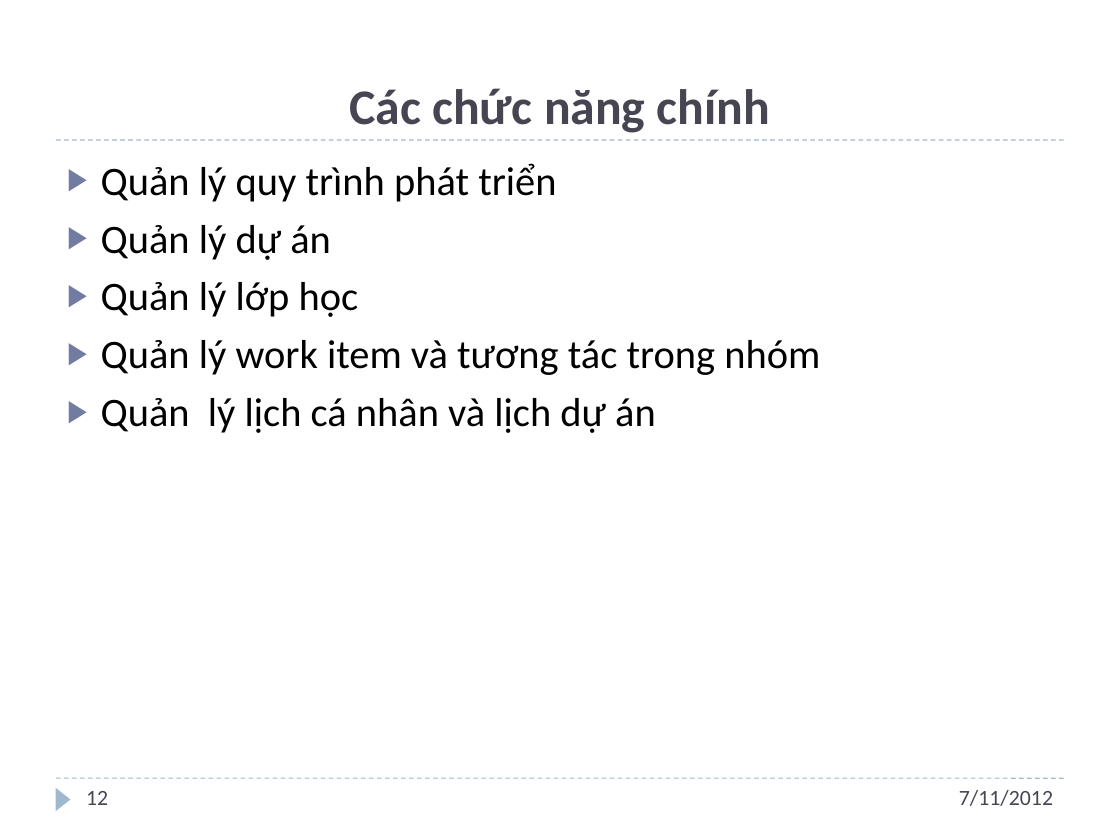
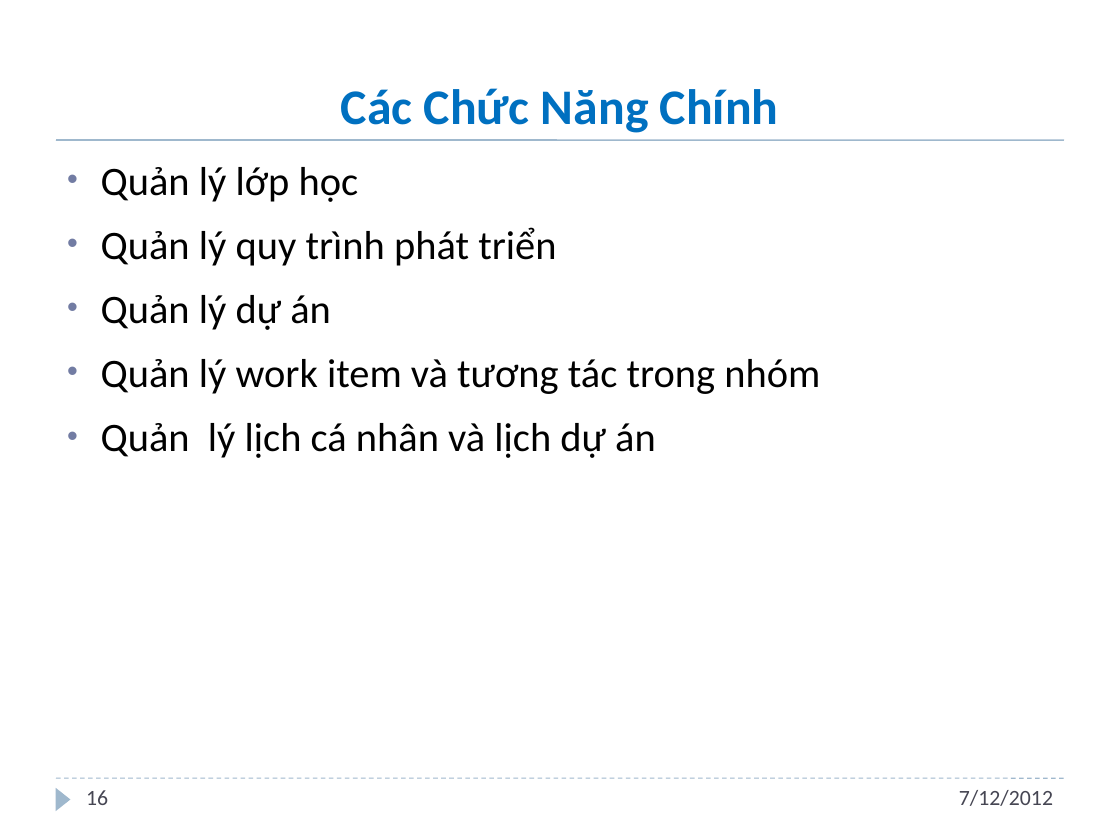
Before and after one commit to andungtra/he-thong-quan-ly-tuong-tac, a slide deck: slide 16 of Report/ppt/Presentation.pptx (slide 12 before the commit). Drawn at 1120x840 pixels with LibreOffice and Linux fonts; fonts in the diff are those of the drawing; background and template pictures are left out. Boxes give left, top, right and bottom in pixels: in the first picture for what was removed or moved away, otherwise in the second. Text is boxed around its words. In the diff, an @@ line names an element or a change of style, - is before the commit and + after.

```diff
--- a/Report/ppt/Presentation.pptx
+++ b/Report/ppt/Presentation.pptx
@@ title at (x1=341, y1=88, x2=779, y2=133): text changed; text colour #464653 to #0070C0 @@
-Các chức năng chính
+Các Chức Năng Chính
@@ line (56, 140) - (1064, 140): stroke #9FB8CD 0.75 pt dashed to #9FB8CD 1 pt @@
@@ text at (x1=101, y1=167, x2=359, y2=202): paragraph added @@
+• Quản lý lớp học
@@ text at (x1=101, y1=227, x2=820, y2=458): bullet ▶ to •; more space between paragraphs @@
@@ text at (x1=101, y1=282, x2=359, y2=317): paragraph removed @@
-▶ Quản lý lớp học
@@ page number at (x1=86, y1=790, x2=108, y2=805): text changed @@
-12
+16
@@ text at (x1=959, y1=790, x2=1053, y2=806): text changed @@
-7/11/2012
+7/12/2012
```
Also in this commit, not shown: 30 other slides changed, 13 slides added, 2 slides removed.
